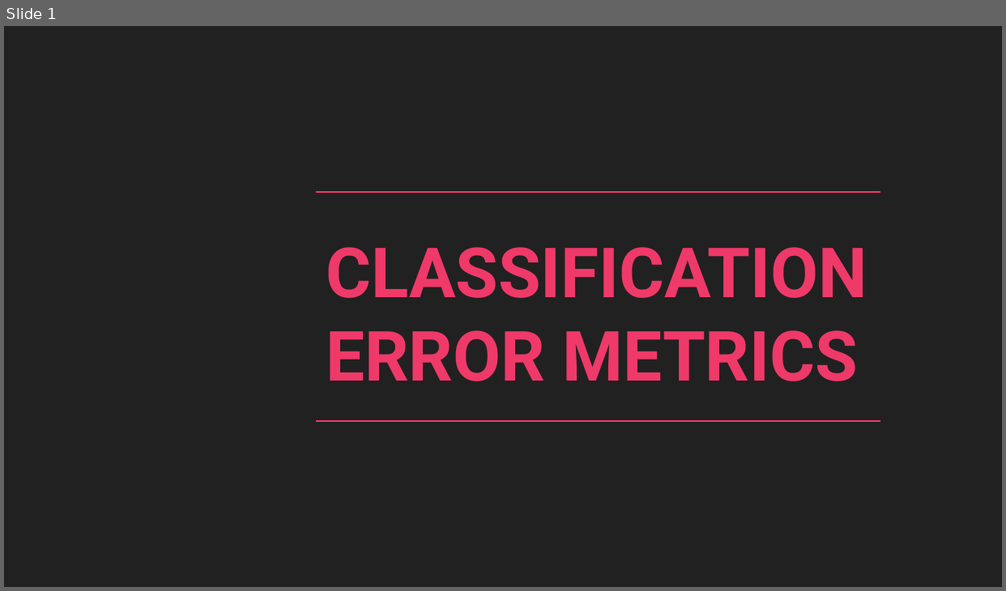
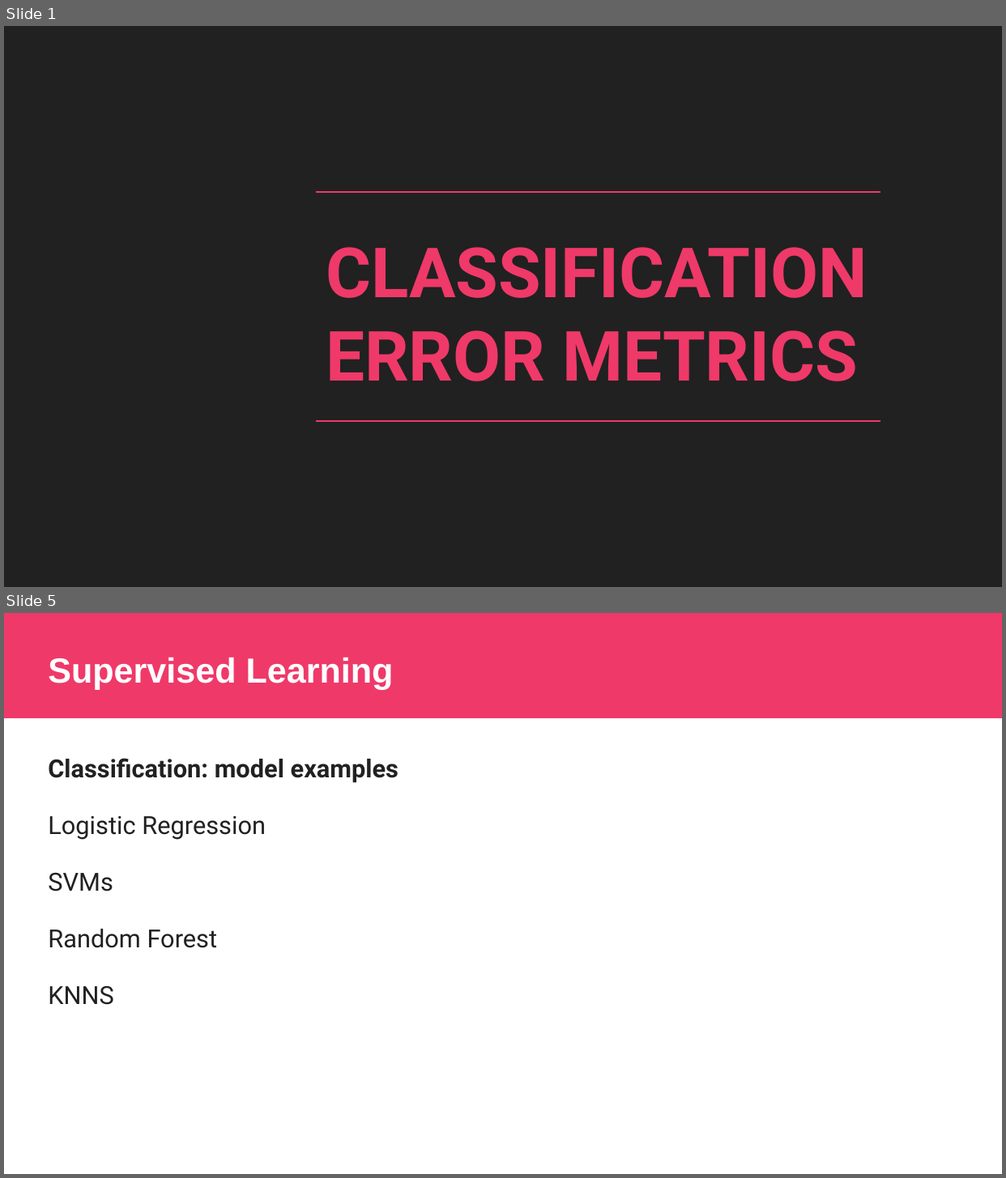
Before and after one commit to javediahmed/misc, a slide deck: Classification_Error_Metrics.pptx. Shown one above the other, each under a label of ours: slide 1 before the commit, slides 1 and 5 after it; the slides between them are not shown. The pictures are 1006x591 and 1006x1178 pixels, drawn with LibreOffice and Linux fonts; fonts in the diff are those of the drawing; background and template pictures are left out. Boxes give left, top, right and bottom in pixels: in the first picture for what was removed or moved away, otherwise in the second. Text is boxed around its words. In the diff, an @@ line names an element or a change of style, - is before the commit and + after.

```diff
--- a/Classification_Error_Metrics.pptx
+++ b/Classification_Error_Metrics.pptx
@@ slide 5 added at [4, 613, 1002, 1174], background #FFFFFF @@
@@ rectangle added at [4, 613, 1002, 719], fill #EF3969 @@
@@ title added at [48, 657, 394, 690], 25.2 pt, text #FFFFFF, bold @@
+Supervised Learning
@@ text added at [48, 758, 398, 1005], 18 pt, text #212121 @@
+  Classification: model examples
+  Logistic Regression
+  SVMs
+  Random Forest
+  KNNS
```
Also in this commit, not shown: 1 slide changed, 18 other slides added, 1 slide removed.
